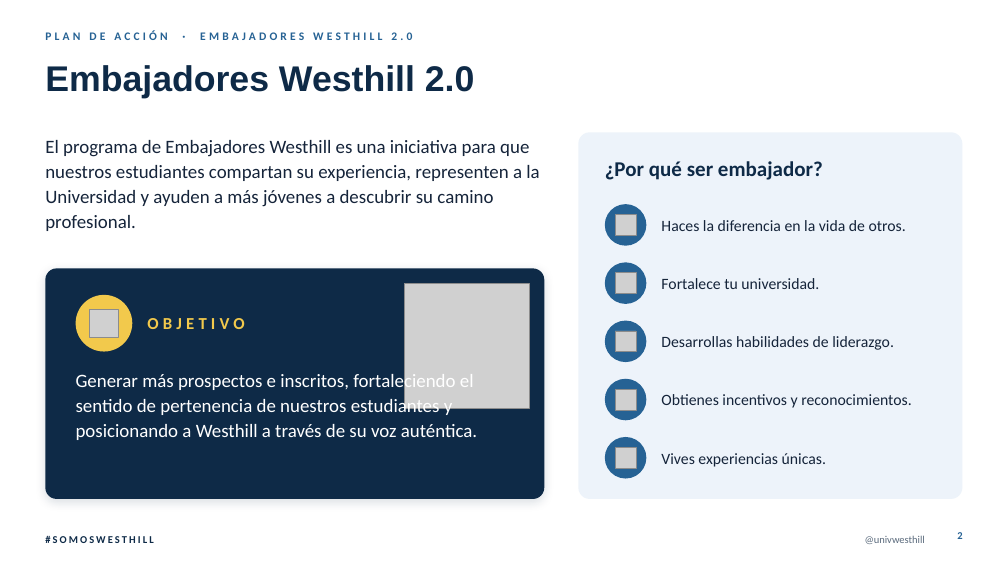
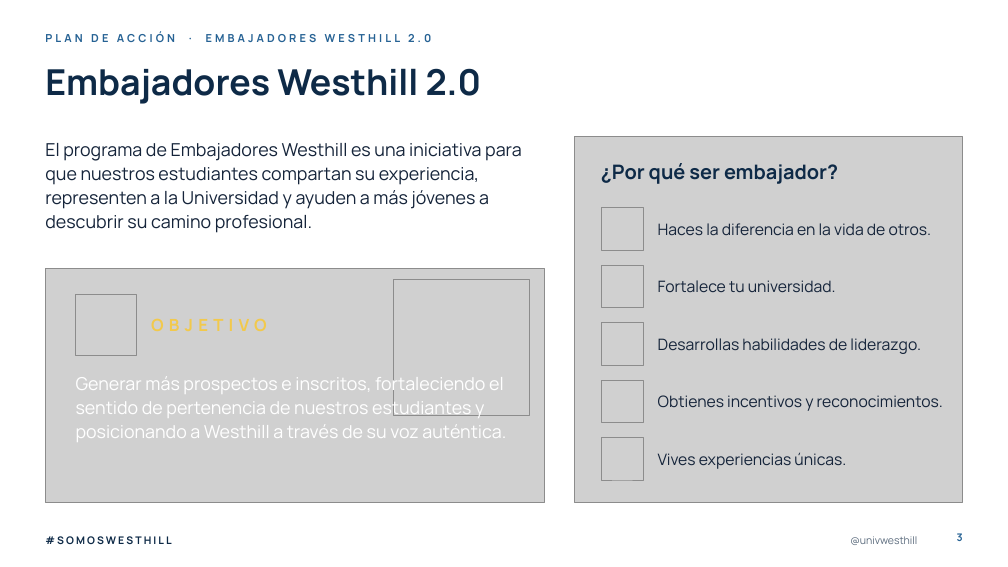
Before and after one commit to dnmcamiloedson-arch/EdUW, a slide deck: slide 3 of presentaciones/Plan_de_Accion_Embajadores_Westhill_2027.pptx (slide 2 before the commit). Drawn at 1008x567 pixels with LibreOffice and Linux fonts; fonts in the diff are those of the drawing; grey boxes stand for pictures; background and template pictures are left out. Boxes give left, top, right and bottom in pixels: in the first picture for what was removed or moved away, otherwise in the second. Text is boxed around its words. In the diff, an @@ line names an element or a change of style, - is before the commit and + after.

```diff
--- a/presentaciones/Plan_de_Accion_Embajadores_Westhill_2027.pptx
+++ b/presentaciones/Plan_de_Accion_Embajadores_Westhill_2027.pptx
@@ text "PLAN DE ACCIÓN · EMBAJADORES ..." at (45,32,431,42): size 11 to 10.5 pt, font Calibri to Manrope @@
@@ title "Embajadores Westhill 2.0" at (45,68,481,104): font Arial to Manrope @@
@@ text "El programa de Embajadores Westhill ..." at (45,143,522,233): size 18 to 17 pt, font Calibri to Manrope; line spacing 1.1 to 1.12 @@
@@ picture added at (575,136,963,503) @@
@@ rounded rectangle removed at (578,132,963,499) @@
@@ text "¿Por qué ser embajador?" at (601,163,838,184): size 20 to 19 pt, font Calibri to Manrope @@
@@ picture added at (601,208,644,250) @@
@@ ellipse removed at (605,204,647,246) @@
@@ font Calibri to Manrope in 7 elements at (45,536,171,544), (658,452,846,469), (658,395,943,411), (658,338,921,354), (850,536,917,545), (658,280,836,292), (658,223,932,235) @@
@@ picture removed at (616,215,637,236) @@
@@ rounded rectangle removed at (45,268,544,499) @@
@@ picture added at (45,268,544,503) @@
@@ picture added at (601,265,644,308) @@
@@ ellipse removed at (605,262,647,304) @@
@@ ellipse removed at (76,295,132,352) @@
@@ picture added at (76,295,136,355) @@
@@ text "OBJETIVO" at (151,318,267,331): font Calibri to Manrope, letter spacing 4 to 5 pt @@
@@ picture: place and size @@
-picture at (405,284,529,408)
+picture at (393,280,529,416)
@@ picture removed at (616,273,637,294) @@
@@ picture removed at (90,309,119,338) @@
@@ picture added at (601,323,644,365) @@
@@ ellipse removed at (605,321,647,362) @@
@@ picture removed at (616,331,637,352) @@
@@ text "Generar más prospectos e inscritos, ..." at (76,374,506,442): size 18 to 17 pt, font Calibri to Manrope; line spacing 1.1 to 1.12 @@
@@ picture added at (601,380,644,423) @@
@@ ellipse removed at (605,379,647,420) @@
@@ picture removed at (616,389,637,411) @@
@@ picture added at (601,438,644,480) @@
@@ ellipse removed at (605,437,647,479) @@
@@ picture removed at (616,448,637,469) @@
@@ text "@univwesthill": place and size @@
-text "@univwesthill" at (865,535,925,544)
+text "@univwesthill" at (850,536,917,545)
@@ page number removed at (957,532,962,539) @@
-2
@@ page number added at (957,533,963,541), 10 pt, text #266294, bold @@
+3
```
Also in this commit, not shown: 11 other slides changed, 4 slides added.
